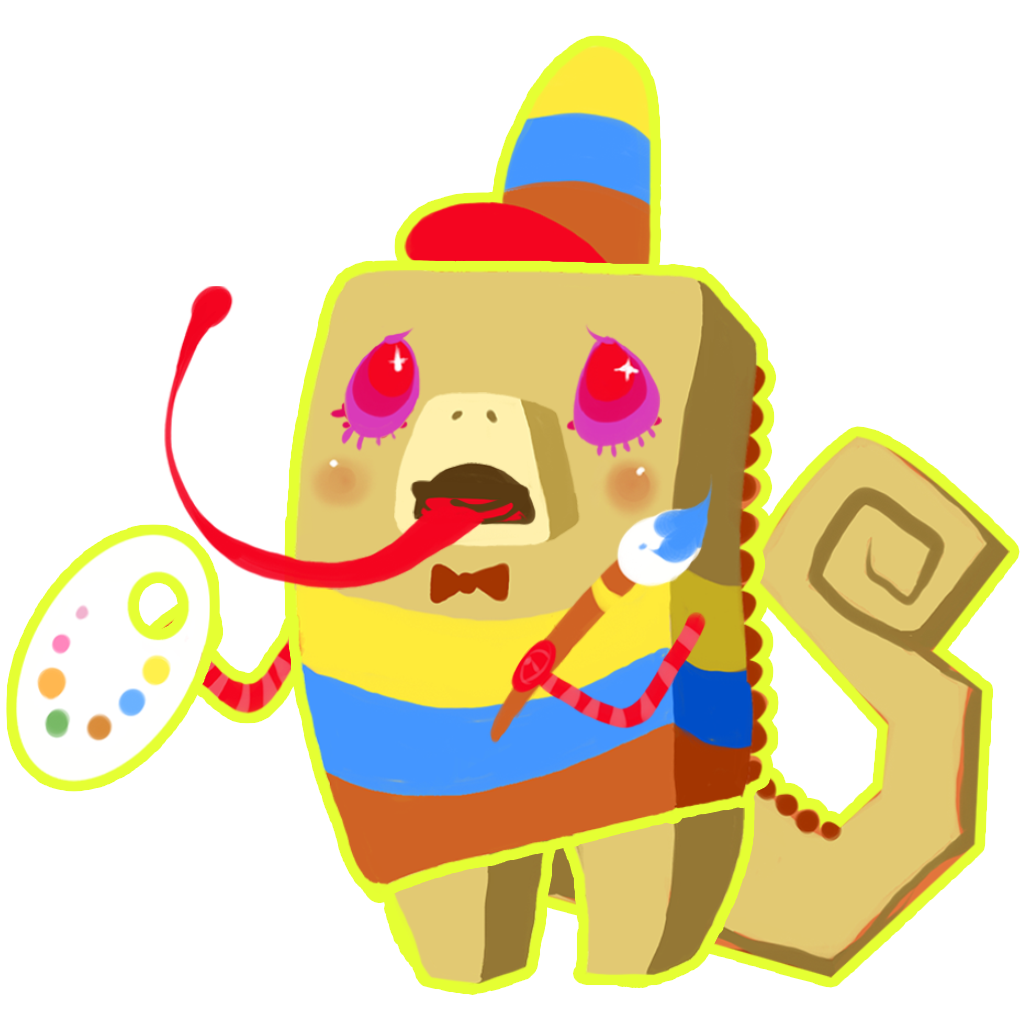
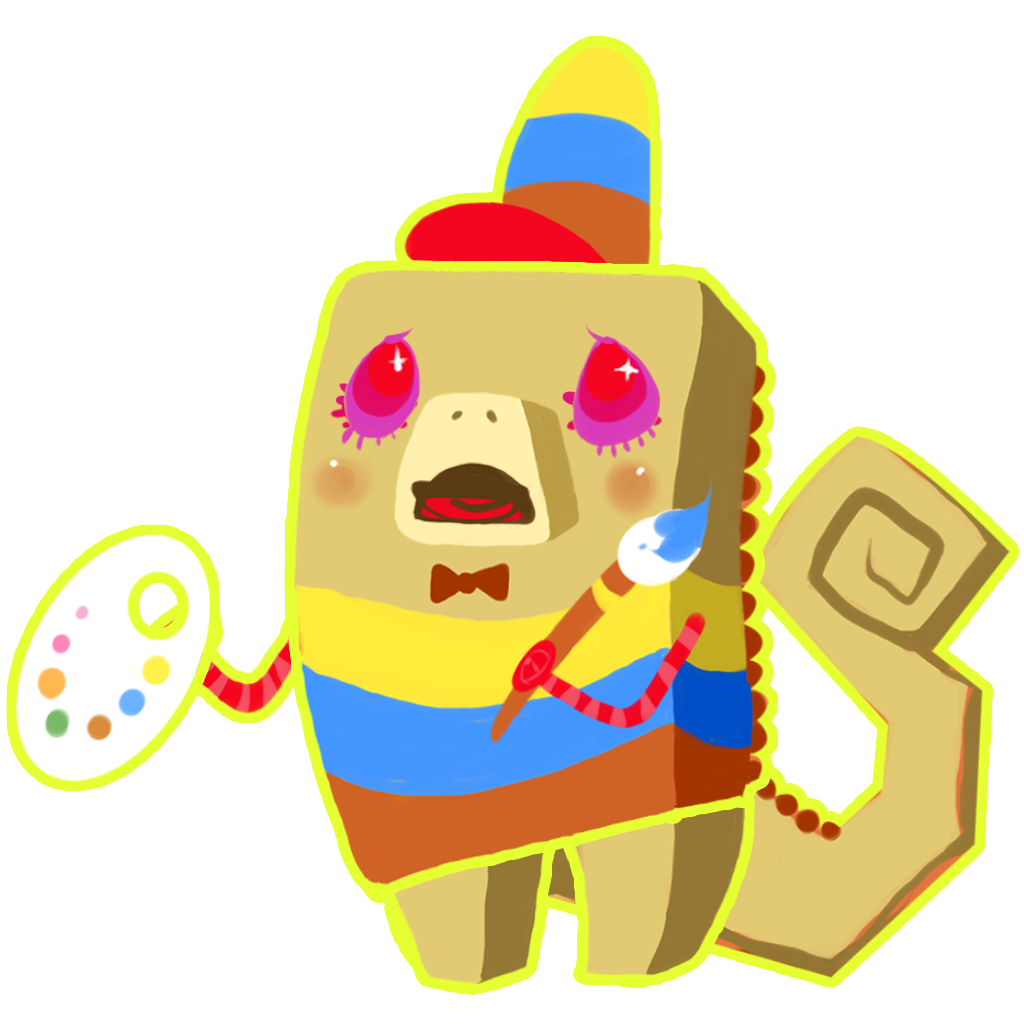
Before/after of a 1024x1024 layered artwork. What changed in the layer stack:
painted on "調色盤" over box(194, 524, 220, 554)
renamed "舌頭" to "眼3", moved it above "嘴3", painted on it over box(164, 286, 576, 590)
painted on "身體" over box(284, 383, 576, 590)
painted on "尾巴" over box(447, 506, 485, 548)
